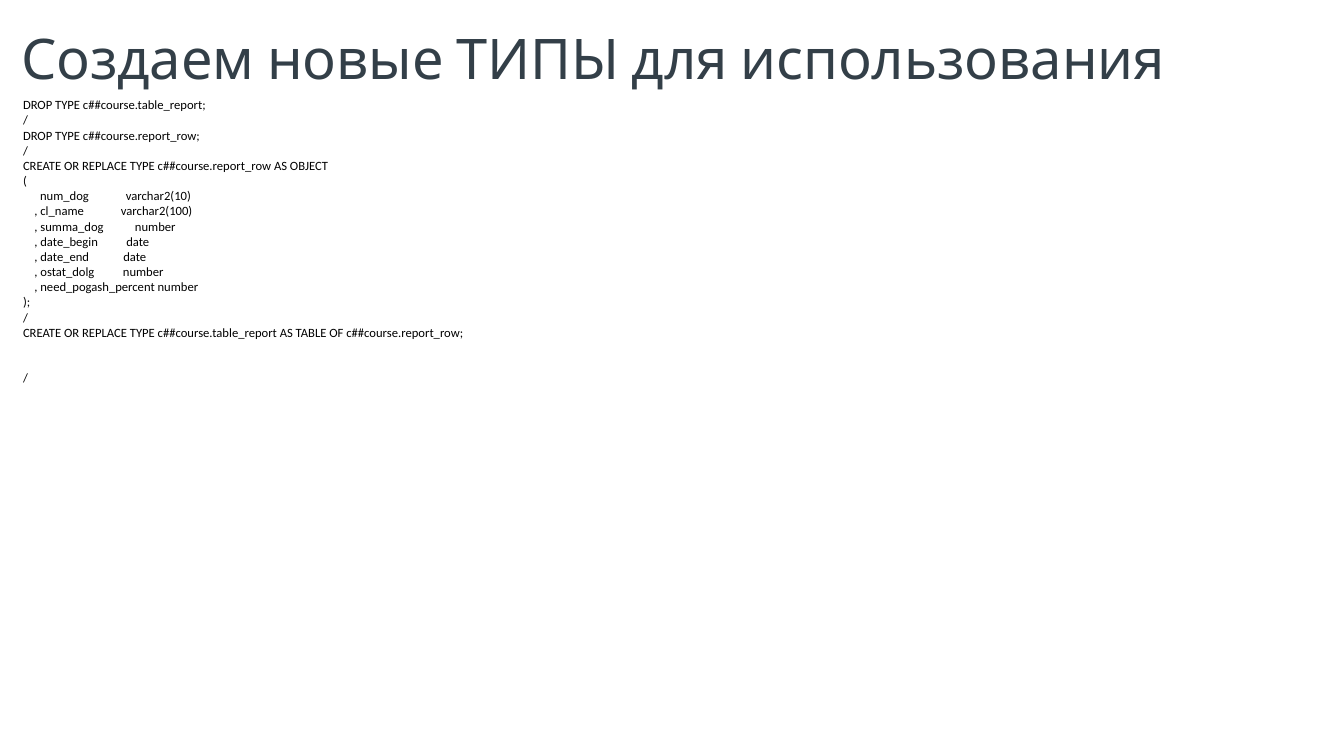
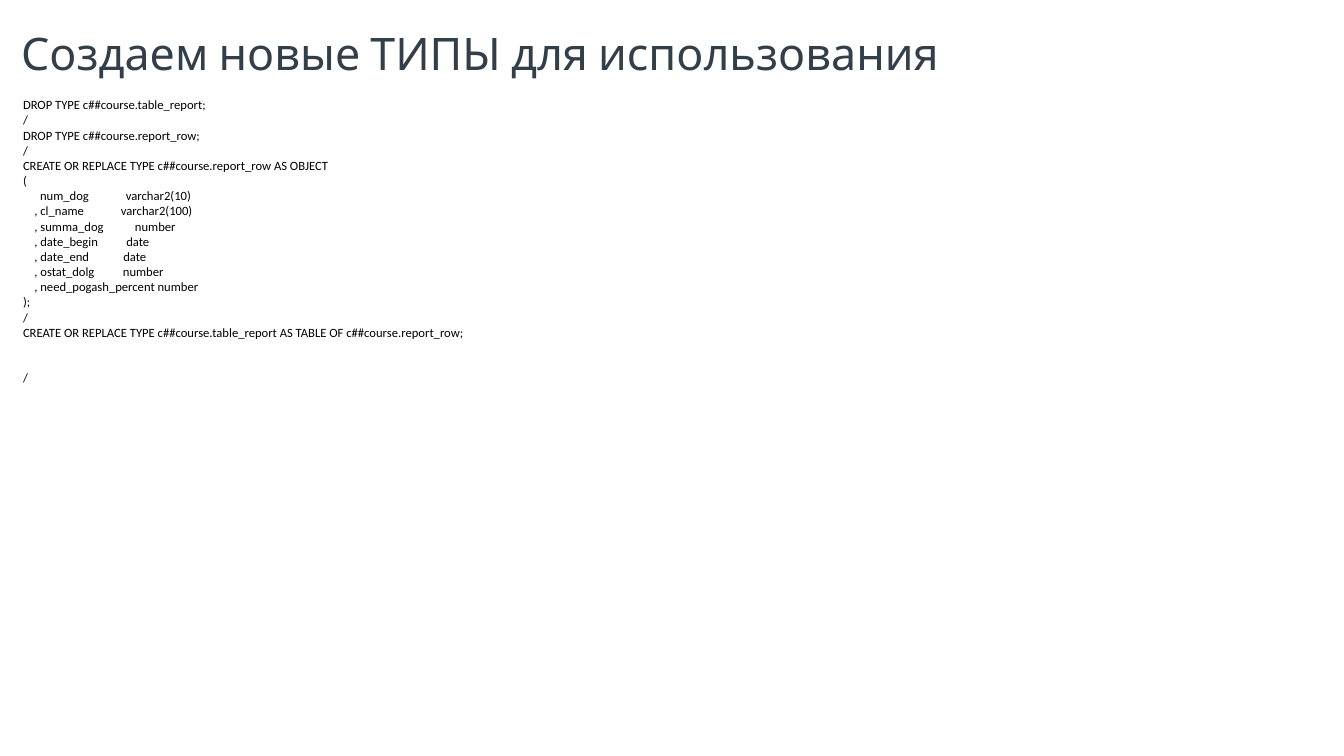
Before and after one commit to AndrSor/Course_PLSQL_SB, a slide deck: slide 11 of Course Work/_Презентация Курсовой работы.pptx. Drawn at 1344x756 pixels with LibreOffice and Linux fonts; fonts in the diff are those of the drawing; background and template pictures are left out. Boxes give left, top, right and bottom in pixels: in the first picture for what was removed or moved away, otherwise in the second. Text is boxed around its words. In the diff, an @@ line names an element or a change of style, - is before the commit and + after.

```diff
--- a/Course Work/_Презентация Курсовой работы.pptx
+++ b/Course Work/_Презентация Курсовой работы.pptx
@@ text "Создаем новые ТИПЫ для использования" at [21,37,939,79]: size 40 to 32 pt @@
```
Also in this commit, not shown: 5 other slides changed, 1 other file.
